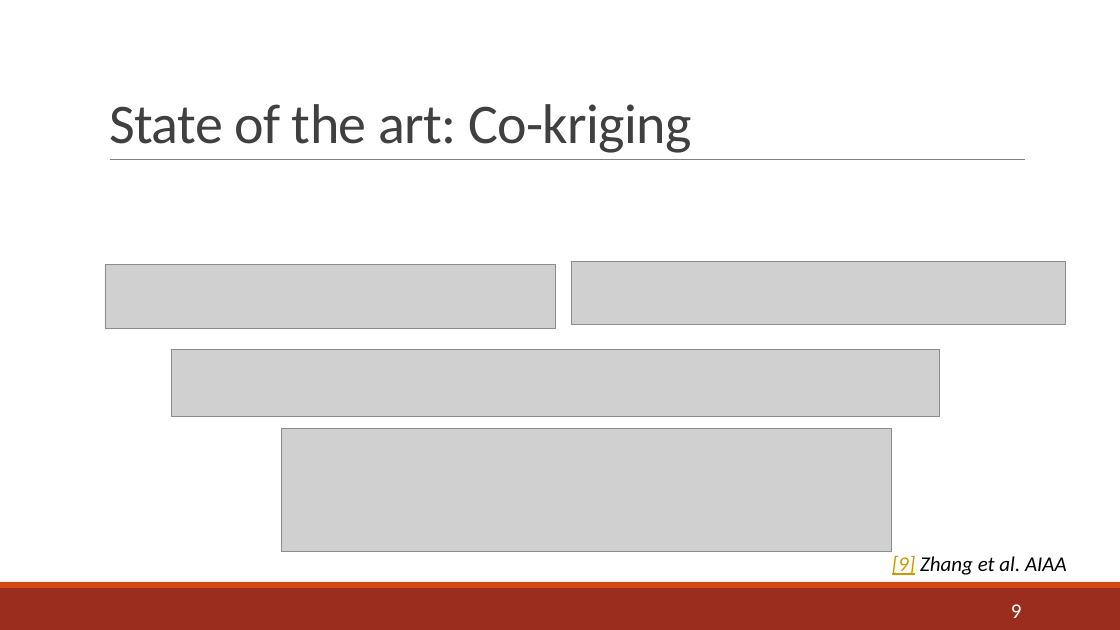
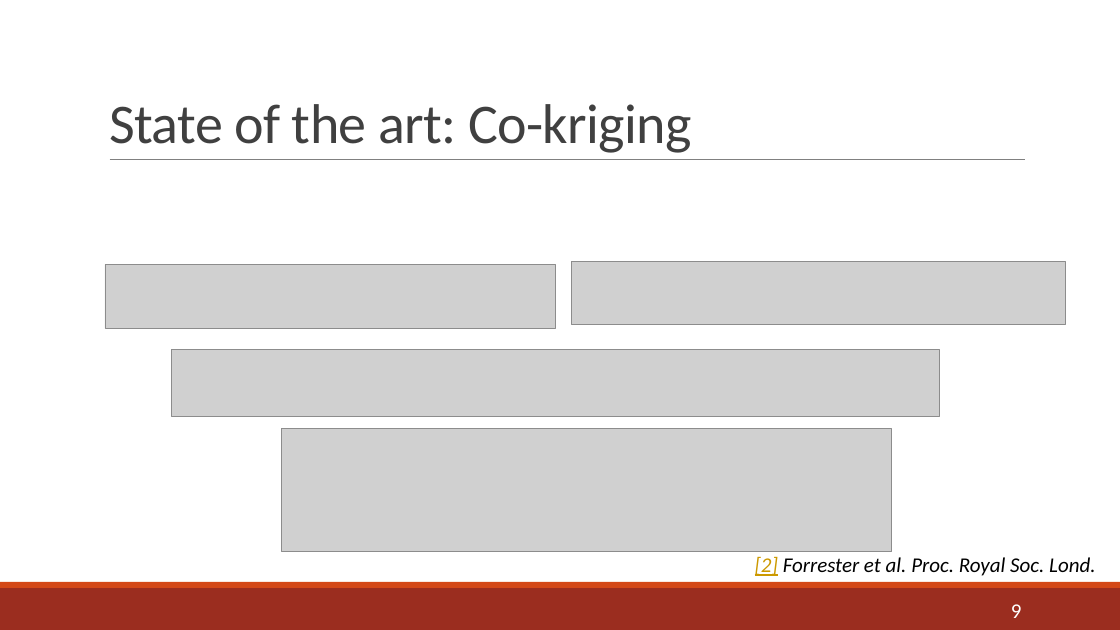
Before and after one commit to mid2SUPAERO/Multifidelity_Aeroelastic_Optmization_BWB, a slide deck: slide 9 of S2 Project Report/1st Project Report Presentation.pptx. Drawn at 1120x630 pixels with LibreOffice and Linux fonts; fonts in the diff are those of the drawing; grey boxes stand for pictures. Boxes give left, top, right and bottom in pixels: in the first picture for what was removed or moved away, otherwise in the second. Text is boxed around its words. In the diff, an @@ line names an element or a change of style, - is before the commit and + after.

```diff
--- a/S2 Project Report/1st Project Report Presentation.pptx
+++ b/S2 Project Report/1st Project Report Presentation.pptx
@@ text at bbox=[755, 556, 1095, 576]: text changed @@
-[9] Zhang et al. AIAA
+[2] Forrester et al. Proc. Royal Soc. Lond.
```
Also in this commit, not shown: 5 other slides changed, 1 slide added, 1 slide removed, 1 other file.
